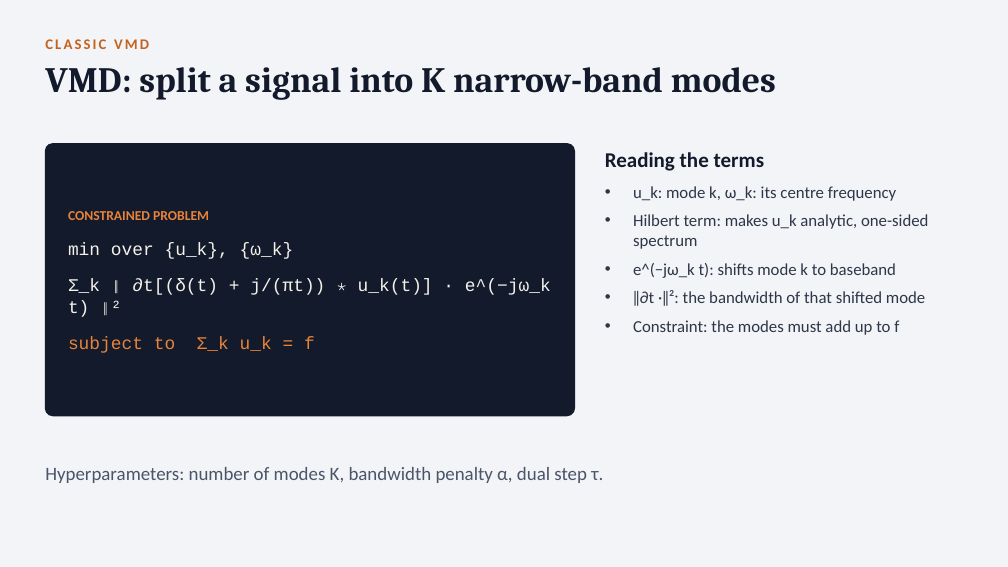
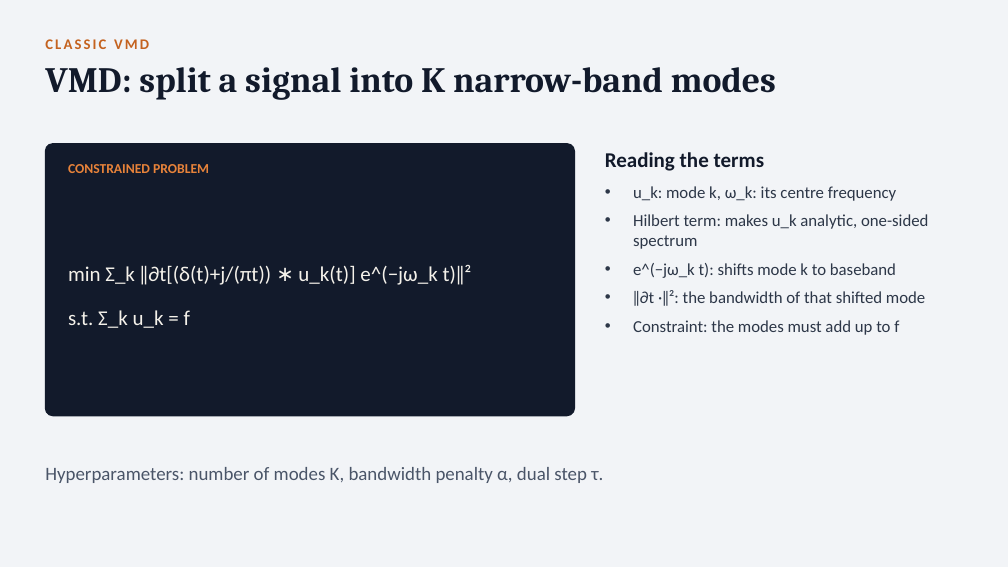
Before and after one commit to Aitzaz332/vmd-uvmd-comparison, a slide deck: slide 3 of VMD UVMD Comparison.pptx. Drawn at 1008x567 pixels with LibreOffice and Linux fonts; fonts in the diff are those of the drawing. Boxes give left, top, right and bottom in pixels: in the first picture for what was removed or moved away, otherwise in the second. Text is boxed around its words. In the diff, an @@ line names an element or a change of style, - is before the commit and + after.

```diff
--- a/VMD UVMD Comparison.pptx
+++ b/VMD UVMD Comparison.pptx
@@ text added at (68,164,209,173), 13 pt, text #E8833A, bold @@
+CONSTRAINED PROBLEM
@@ text at (68,265,472,328): text changed; size 17 to 20 pt; font Courier New to Calibri @@
-CONSTRAINED PROBLEM
-min over {u_k}, {ω_k}
-Σ_k ‖ ∂t[(δ(t) + j/(πt)) ∗ u_k(t)] · e^(−jω_k t) ‖²
-subject to Σ_k u_k = f
+min Σ_k ‖∂t[(δ(t)+j/(πt)) ∗ u_k(t)] e^(−jω_k t)‖²
+s.t. Σ_k u_k = f
```
Also in this commit, not shown: 6 other slides changed, 1 other file.
